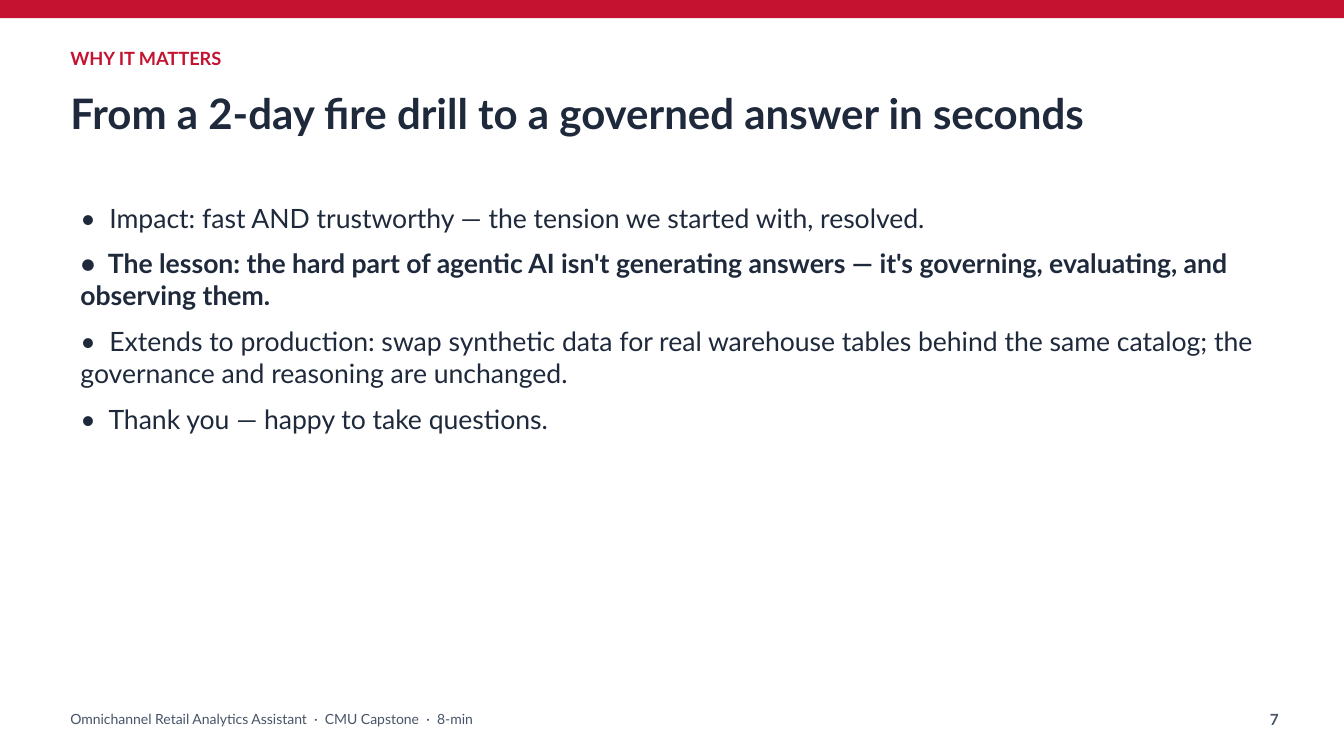
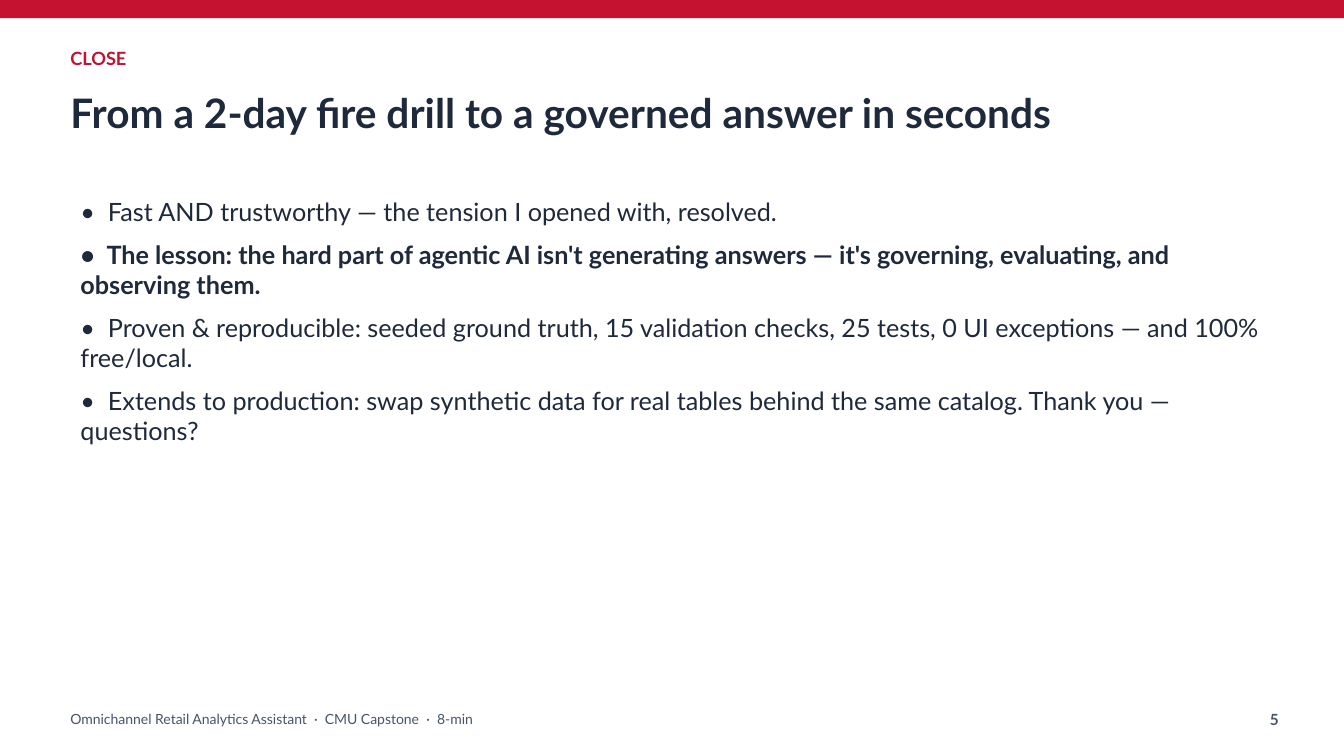
Before and after one commit to hreddy99/omnichannel-retail-analytics-assistant, a slide deck: slide 5 of presentation/Omnichannel_8min.pptx (slide 7 before the commit). Drawn at 1344x756 pixels with LibreOffice and Linux fonts; fonts in the diff are those of the drawing. Boxes give left, top, right and bottom in pixels: in the first picture for what was removed or moved away, otherwise in the second. Text is boxed around its words. In the diff, an @@ line names an element or a change of style, - is before the commit and + after.

```diff
--- a/presentation/Omnichannel_8min.pptx
+++ b/presentation/Omnichannel_8min.pptx
@@ text at (70, 51, 126, 65): text changed @@
-WHY IT MATTERS
+CLOSE
@@ text "From a 2-day fire drill ..." at (70, 97, 1051, 136): size 30 to 29 pt @@
@@ text at (108, 202, 777, 226): text changed; size 19 to 18 pt @@
-• Impact: fast AND trustworthy — the tension we started with, resolved.
+• Fast AND trustworthy — the tension I opened with, resolved.
@@ text at (80, 245, 1169, 299): size 19 to 18 pt in "• The lesson: the hard part of ..."; less space between paragraphs @@
@@ text at (80, 318, 1258, 445): text changed; size 19 to 18 pt @@
-• Extends to production: swap synthetic data for real warehouse tables behind the same catalog; the governance and reasoning are unchanged.
-• Thank you — happy to take questions.
+• Proven & reproducible: seeded ground truth, 15 validation checks, 25 tests, 0 UI exceptions — and 100% free/local.
+• Extends to production: swap synthetic data for real tables behind the same catalog. Thank you — questions?
@@ text at (1270, 714, 1279, 725): text changed @@
-7
+5
```
Also in this commit, not shown: 4 other slides changed, 2 slides removed, 2 other files.
